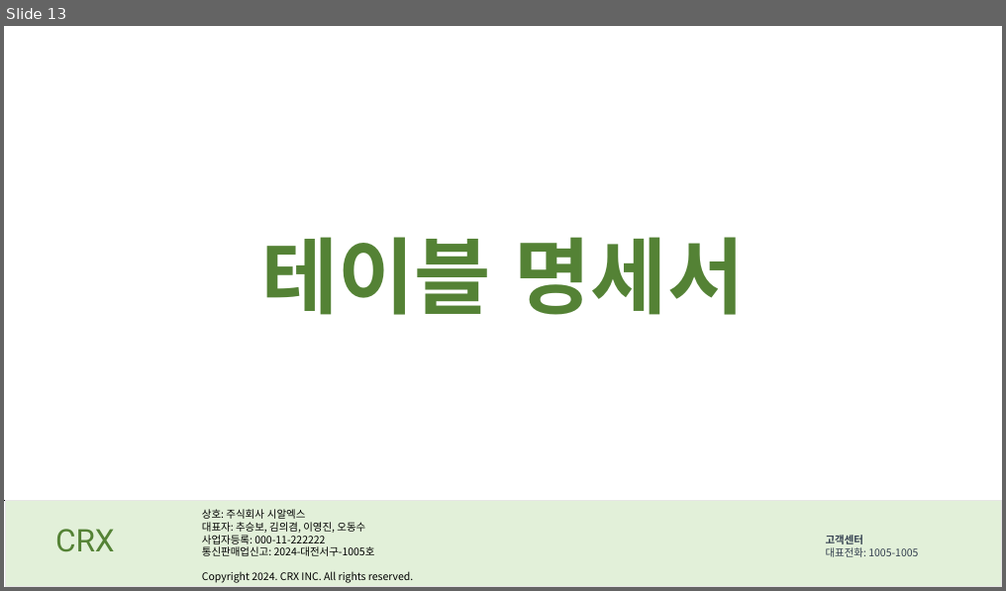
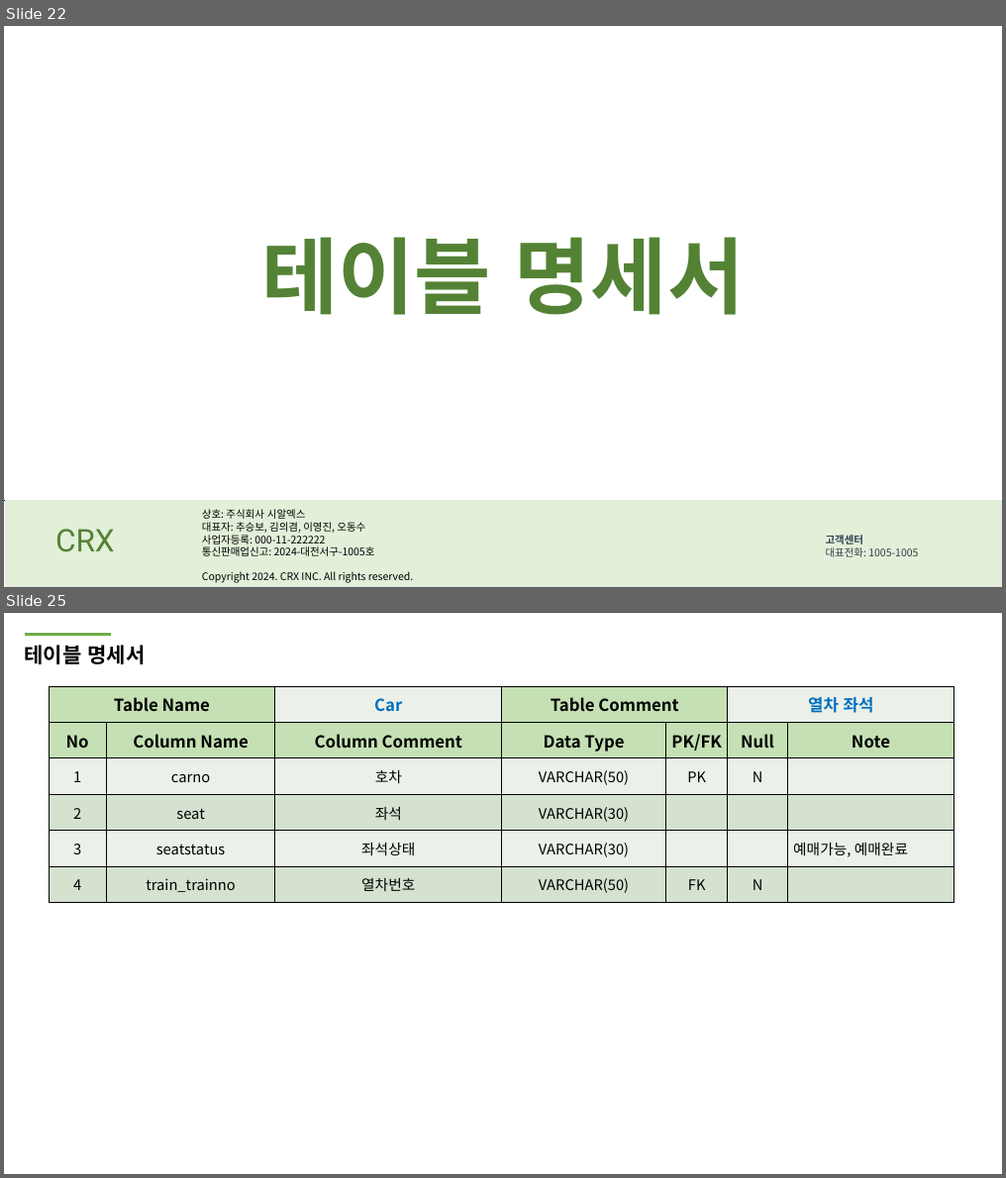
Before and after one commit to DongSooOh/trainProject, a slide deck: 5조 2차 발표자료 ppt.pptx. Shown one above the other, each under a label of ours: slide 13 before the commit, slides 22 and 25 after it; the slides between them are not shown. The pictures are 1006x591 and 1006x1178 pixels, drawn with LibreOffice and Linux fonts; fonts in the diff are those of the drawing. Boxes give left, top, right and bottom in pixels: in the first picture for what was removed or moved away, otherwise in the second. Text is boxed around its words. In the diff, an @@ line names an element or a change of style, - is before the commit and + after.

```diff
--- a/5조 2차 발표자료 ppt.pptx
+++ b/5조 2차 발표자료 ppt.pptx
@@ slide 25 added at [4, 613, 1002, 1174], background #FFFFFF @@
@@ line added from (25, 634) to (111, 634), #70AD47 3 pt @@
@@ text added at [25, 645, 146, 664], 20 pt, text #000000, bold @@
+테이블 명세서
@@ table added at [49, 686, 955, 903], 6 rows, 7 columns @@
+Table Name |  | Car | Table Comment |  | 열차 좌석 | 
+No | Column Name | Column Comment | Data Type | PK/FK | Null | Note
+1 | carno | 호차 | VARCHAR(50) | PK | N | 
+2 | seat | 좌석 | VARCHAR(30) |  |  | 
+3 | seatstatus | 좌석상태 | VARCHAR(30) |  |  | 예매가능, 예매완료
+4 | train_trainno | 열차번호 | VARCHAR(50) | FK | N | 
@@ what was slide 13 is now slide 22 @@
```
Also in this commit, not shown: 3 slides changed, 28 other slides added, 4 slides removed.
